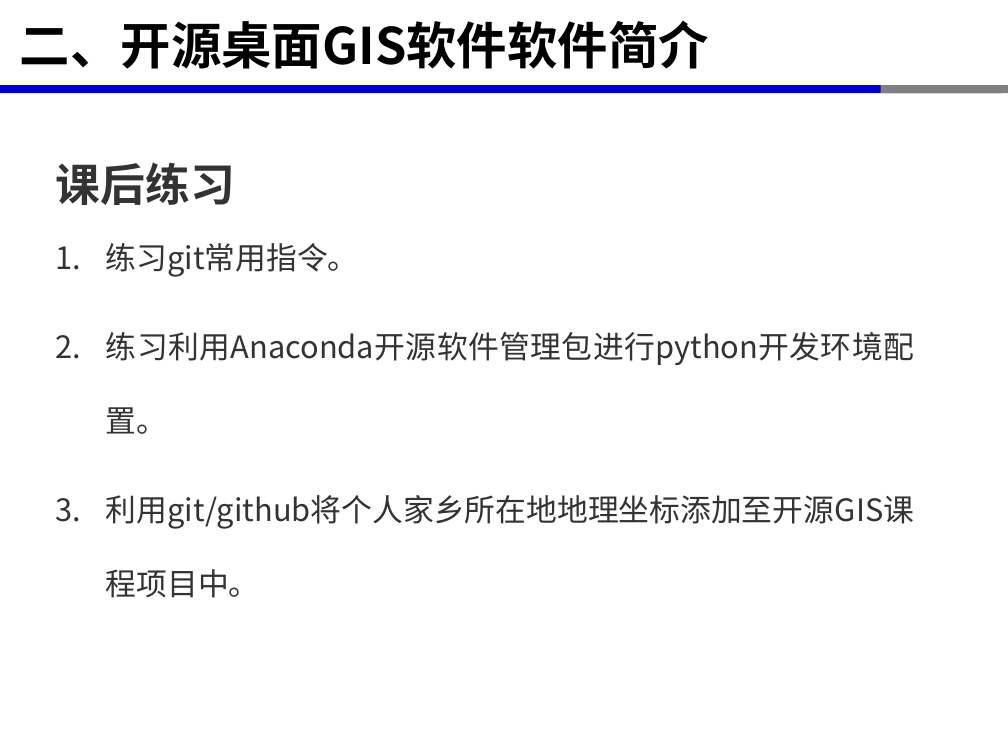
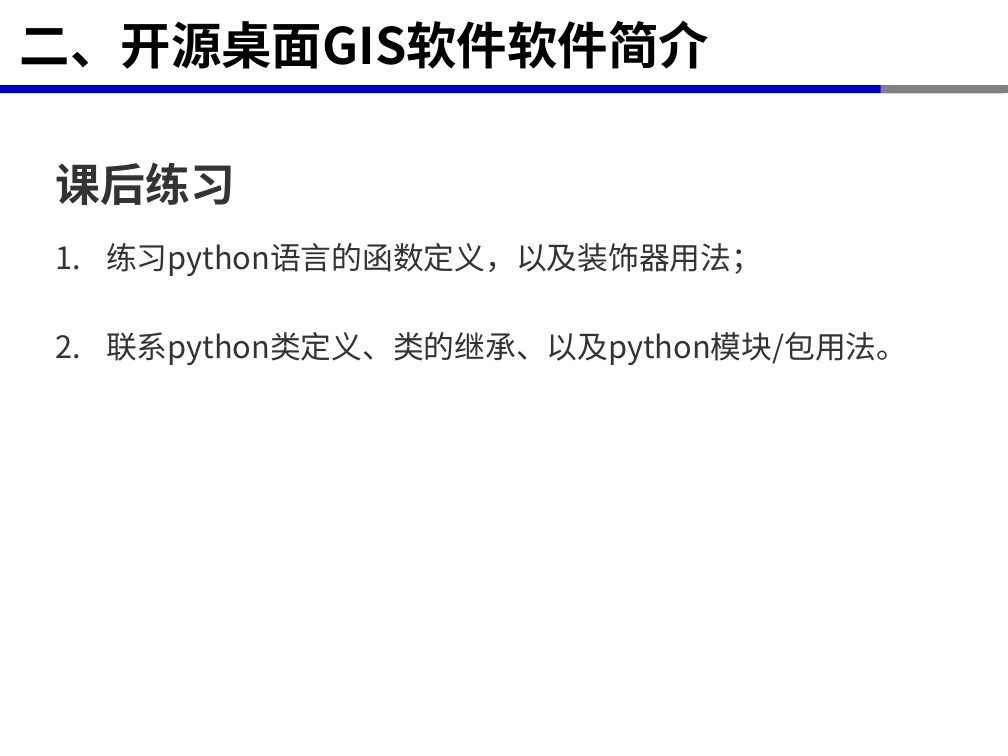
Before and after one commit to xinluo2018/spatial-data-course, a slide deck: slide 14 of 第二章-Python程序设计基础-8学时/第2节-python程序设计基础-2-2课时.pptx (slide 12 before the commit). Drawn at 1008x756 pixels with LibreOffice and Linux fonts; fonts in the diff are those of the drawing. Boxes give left, top, right and bottom in pixels: in the first picture for what was removed or moved away, otherwise in the second. Text is boxed around its words. In the diff, an @@ line names an element or a change of style, - is before the commit and + after.

```diff
--- a/第二章-Python程序设计基础-8学时/第2节-python程序设计基础-2-2课时.pptx
+++ b/第二章-Python程序设计基础-8学时/第2节-python程序设计基础-2-2课时.pptx
@@ text at <box>106,243,907,365</box>: text changed @@
-1. 练习git常用指令。
-2. 练习利用Anaconda开源软件管理包进行python开发环境配置。
-3. 利用git/github将个人家乡所在地地理坐标添加至开源GIS课程项目中。
+1. 练习python语言的函数定义，以及装饰器用法；
+2. 联系python类定义、类的继承、以及python模块/包用法。
```
Also in this commit, not shown: 3 other slides changed, 5 slides added, 3 slides removed, 12 other files.
